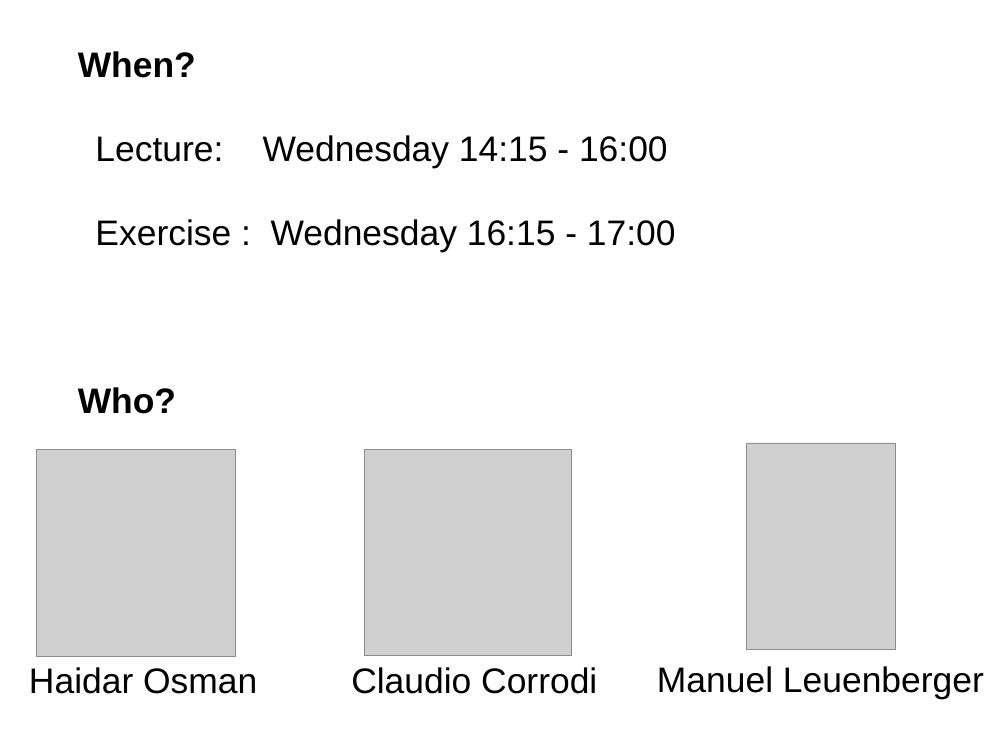
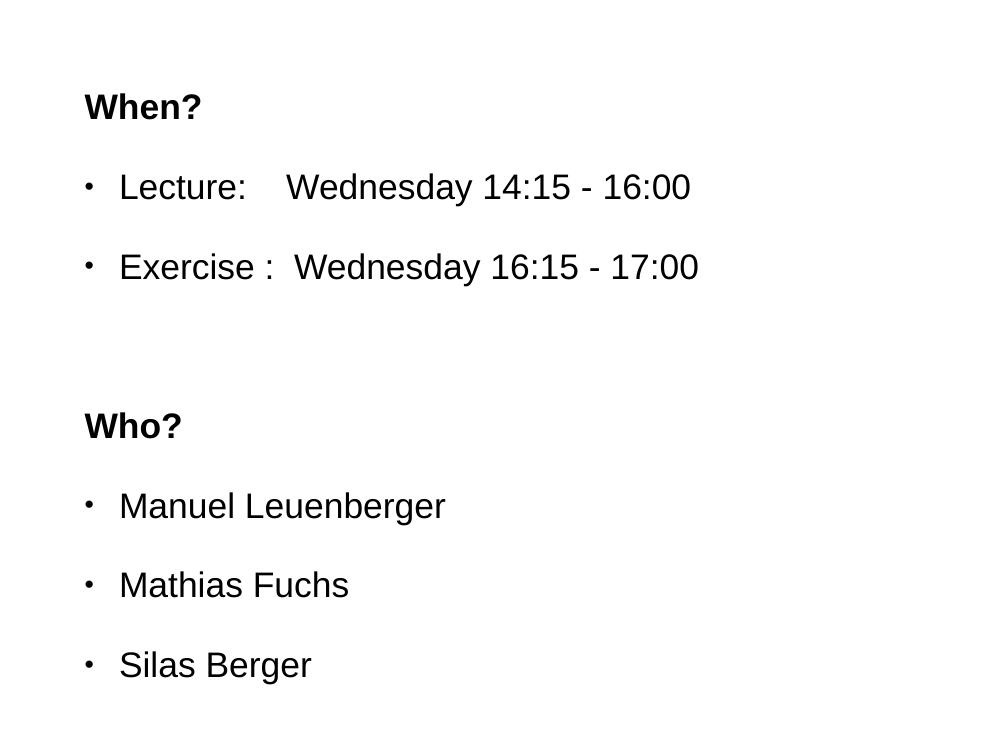
Before and after one commit to scg-unibe-ch/ese2017, a slide deck: slide 2 of slides/1_intro.pptx. Drawn at 1008x756 pixels with LibreOffice and Linux fonts; fonts in the diff are those of the drawing; grey boxes stand for pictures. Boxes give left, top, right and bottom in pixels: in the first picture for what was removed or moved away, otherwise in the second. Text is boxed around its words. In the diff, an @@ line names an element or a change of style, - is before the commit and + after.

```diff
--- a/slides/1_intro.pptx
+++ b/slides/1_intro.pptx
@@ text "When?": place and size @@
-text "When?" at bbox=[78, 51, 676, 414]
+text "When?" at bbox=[85, 93, 699, 684]
@@ text at bbox=[85, 93, 699, 439]: line spacing 1 to 0.9; bullet none to •; list level 2 to 1 in "Lecture: Wednesday 14:15 - 16:00"; list level 2 to 1 in "Exercise : Wednesday 16:15 - ..." @@
@@ picture removed at bbox=[36, 449, 235, 656] @@
@@ picture removed at bbox=[364, 449, 571, 656] @@
@@ picture removed at bbox=[746, 443, 895, 649] @@
@@ text at bbox=[119, 492, 446, 684]: paragraphs added @@
+• Manuel Leuenberger
+• Mathias Fuchs
+• Silas Berger
@@ text removed at bbox=[29, 667, 257, 694] @@
-  Haidar Osman
@@ text removed at bbox=[351, 667, 597, 694] @@
-  Claudio Corrodi
@@ text removed at bbox=[657, 666, 984, 699] @@
-  Manuel Leuenberger
```
Also in this commit, not shown: 3 other slides changed, 1 other file.
